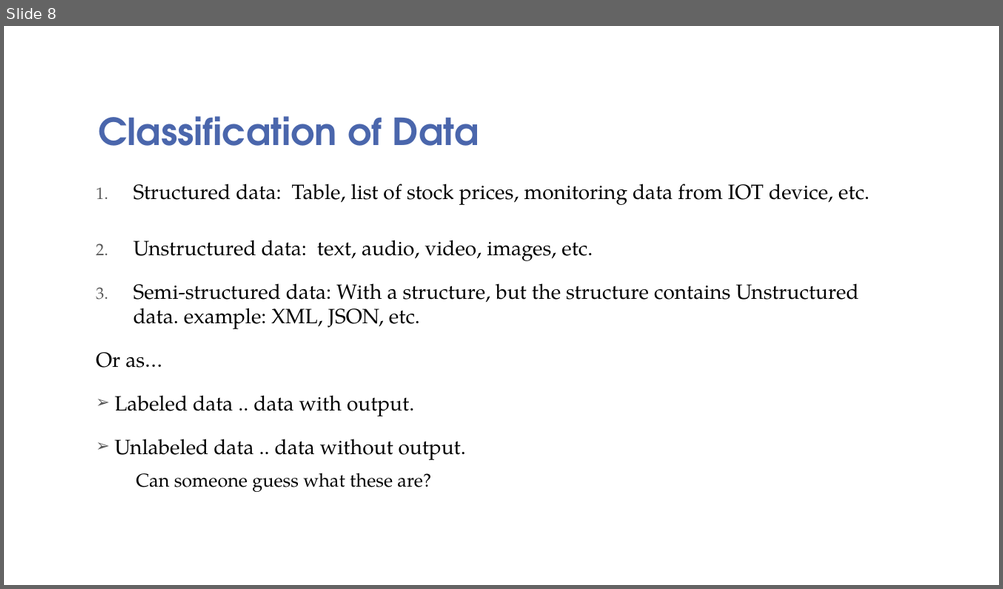
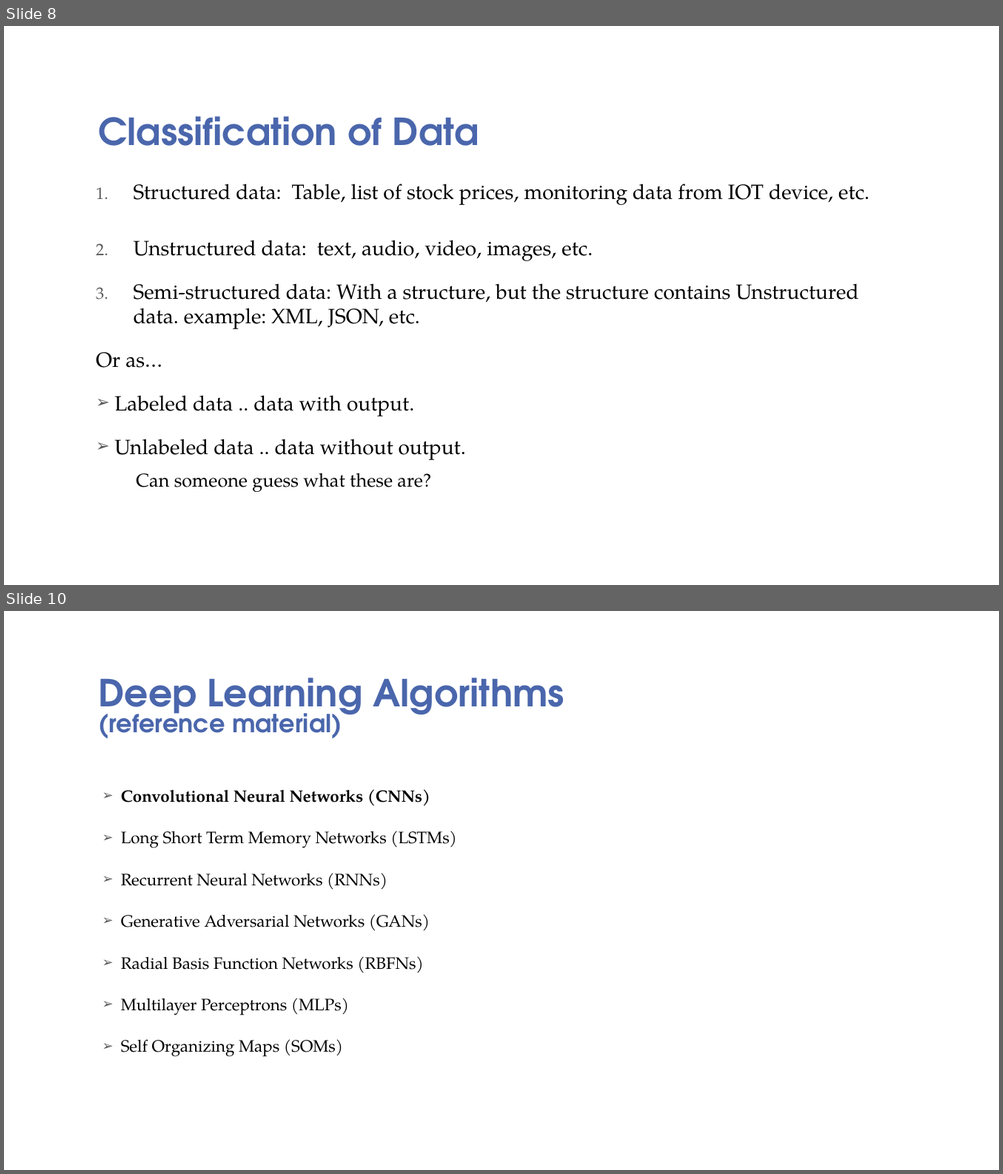
Before and after one commit to sswamyn/aiml_notes, a slide deck: AI_ML-GenAI-an-Overview-Q12024.pptx. Shown one above the other, each under a label of ours: slide 8 before the commit, slides 8 and 10 after it; the slides between them are not shown. The pictures are 1003x589 and 1003x1174 pixels, drawn with LibreOffice and Linux fonts; fonts in the diff are those of the drawing; background and template pictures are left out. Boxes give left, top, right and bottom in pixels: in the first picture for what was removed or moved away, otherwise in the second. Text is boxed around its words. In the diff, an @@ line names an element or a change of style, - is before the commit and + after.

```diff
--- a/AI_ML-GenAI-an-Overview-Q12024.pptx
+++ b/AI_ML-GenAI-an-Overview-Q12024.pptx
@@ slide 10 added at [4,611,999,1170], background picture (left out) @@
@@ title added at [99,678,564,739], 36 pt, text #4A66AC, bold @@
+Deep Learning Algorithms
+(reference material)
@@ text added at [121,789,457,1057], 16 pt, text #000000 @@
+➢ Convolutional Neural Networks (CNNs)
+➢ Long Short Term Memory Networks (LSTMs)
+➢ Recurrent Neural Networks (RNNs)
+➢ Generative Adversarial Networks (GANs)
+➢ Radial Basis Function Networks (RBFNs)
+➢ Multilayer Perceptrons (MLPs)
+➢ Self Organizing Maps (SOMs)
```
Also in this commit, not shown: 3 slides changed, 3 other slides added, 3 slides removed, 2 other files.
